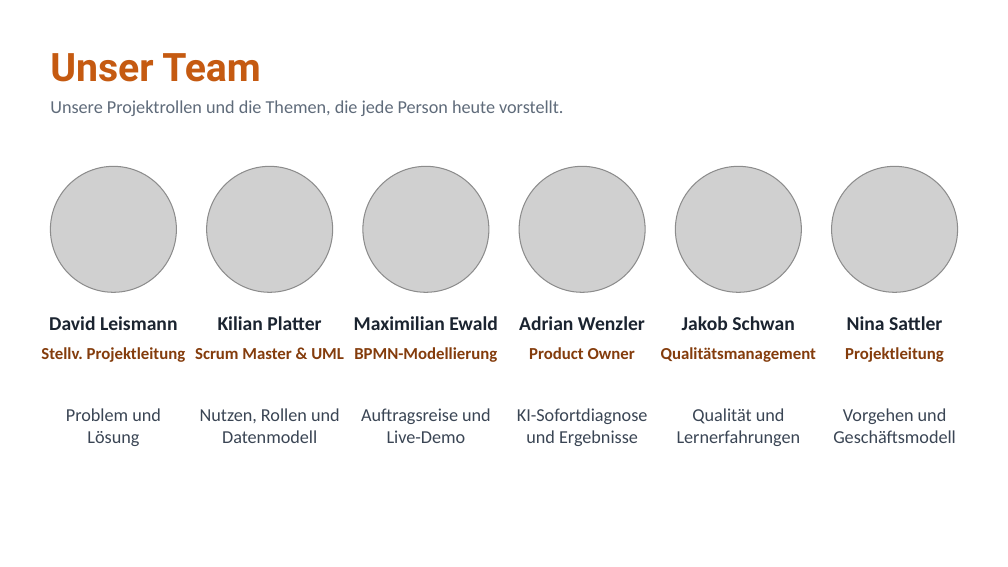
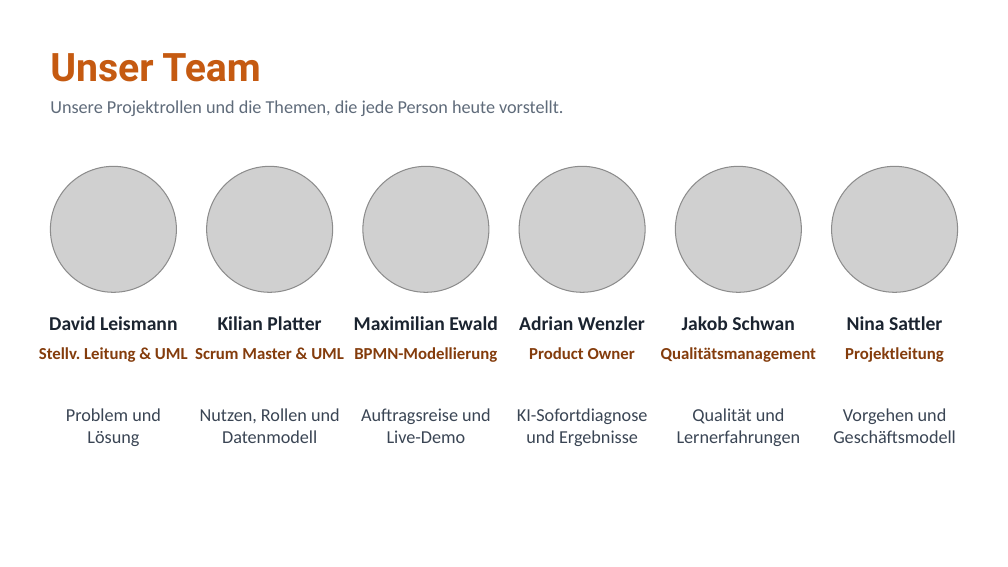
Before and after one commit to jakobschwan123-cmd/casestudy-semester-3, a slide deck: slide 2 of 4_praesentation/Abschlusspraesentation.pptx. Drawn at 1008x567 pixels with LibreOffice and Linux fonts; fonts in the diff are those of the drawing; grey boxes stand for pictures. Boxes give left, top, right and bottom in pixels: in the first picture for what was removed or moved away, otherwise in the second. Text is boxed around its words. In the diff, an @@ line names an element or a change of style, - is before the commit and + after.

Commit message:
fix: Korrekturen aus der Pruefung vom 25.10. (Folien 2, 11, 14, 24, Sprechtext, Doku Kap. 1 und 5, READMEs, TODO)

```diff
--- a/4_praesentation/Abschlusspraesentation.pptx
+++ b/4_praesentation/Abschlusspraesentation.pptx
@@ text at (39, 347, 188, 362): text changed @@
-Stellv. Projektleitung
+Stellv. Leitung & UML
```
Also in this commit, not shown: 2 other slides changed, 5 other files.
